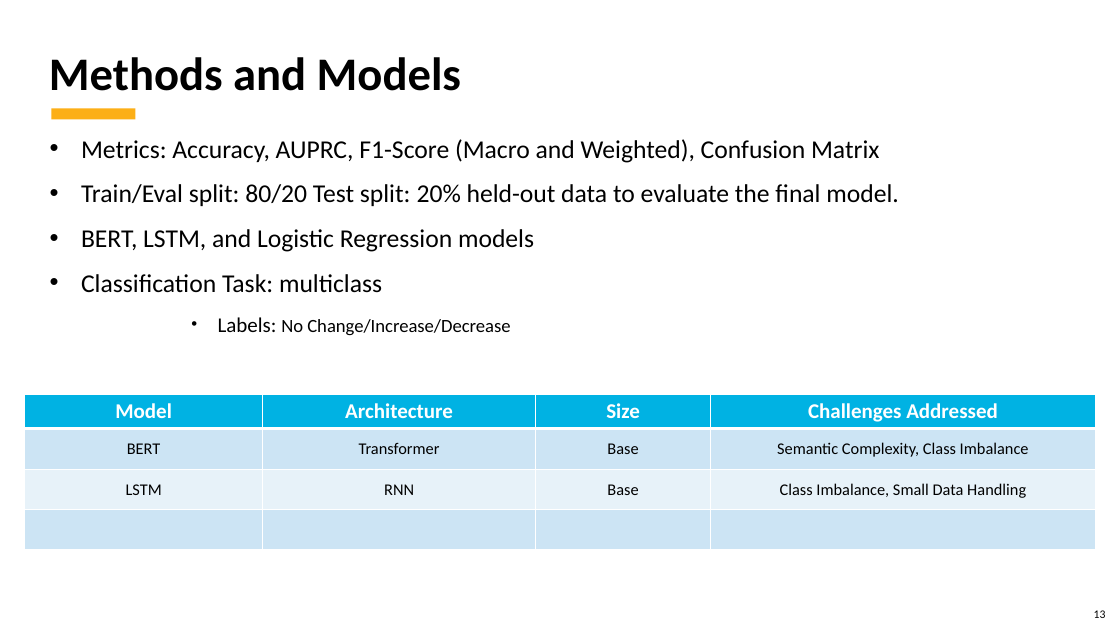
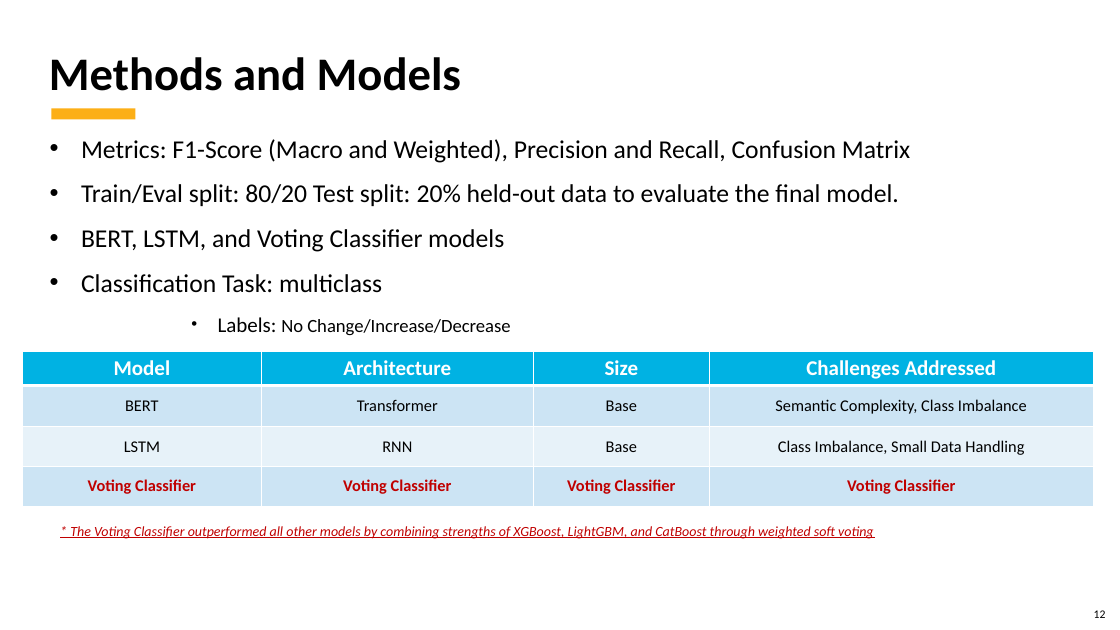
Before and after one commit to kubernetes-world/3666-ANLP-Predicting-ECB-Monetary-Policy, a slide deck: slide 12 of 3666 ANLP - Predicting ECB Monetary Policy.Final Project.pptx (slide 13 before the commit). Drawn at 1120x630 pixels with LibreOffice and Linux fonts; fonts in the diff are those of the drawing; background and template pictures are left out. Boxes give left, top, right and bottom in pixels: in the first picture for what was removed or moved away, otherwise in the second. Text is boxed around its words. In the diff, an @@ line names an element or a change of style, - is before the commit and + after.

```diff
--- a/3666 ANLP - Predicting ECB Monetary Policy.Final Project.pptx
+++ b/3666 ANLP - Predicting ECB Monetary Policy.Final Project.pptx
@@ text at [81, 139, 910, 163]: text changed @@
-• Metrics: Accuracy, AUPRC, F1-Score (Macro and Weighted), Confusion Matrix
+• Metrics: F1-Score (Macro and Weighted), Precision and Recall, Confusion Matrix
@@ text at [81, 229, 504, 252]: text changed @@
-• BERT, LSTM, and Logistic Regression models
+• BERT, LSTM, and Voting Classifier models
@@ table at [23, 351, 1095, 506] @@
-row 4:  |  |  | 
+row 4: Voting Classifier | Voting Classifier | Voting Classifier | Voting Classifier
@@ table: place and size @@
-table at [24, 394, 1096, 549]
+table at [23, 351, 1095, 506]
@@ text added at [70, 526, 874, 539], 12 pt, text #C00000, italic, underline @@
+* The Voting Classifier outperformed all other models by combining strengths of XGBoost, LightGBM, and CatBoost through weighted soft voting
```
Also in this commit, not shown: 4 other slides changed, 2 slides added, 1 other file.
